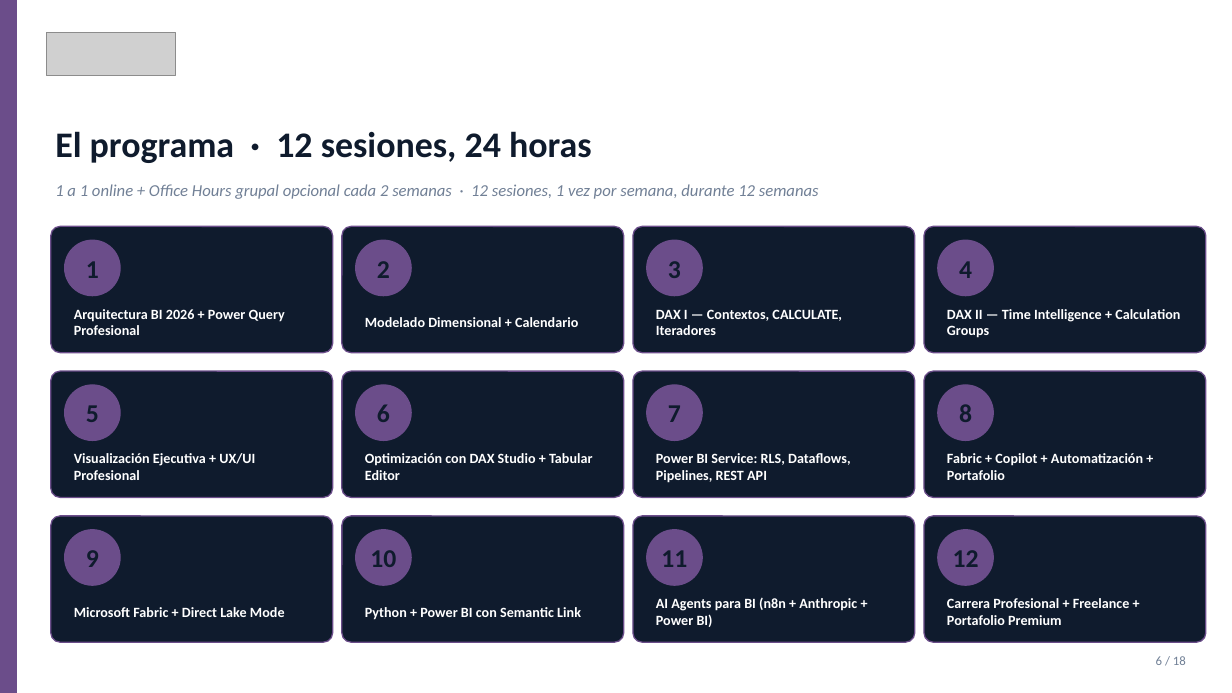
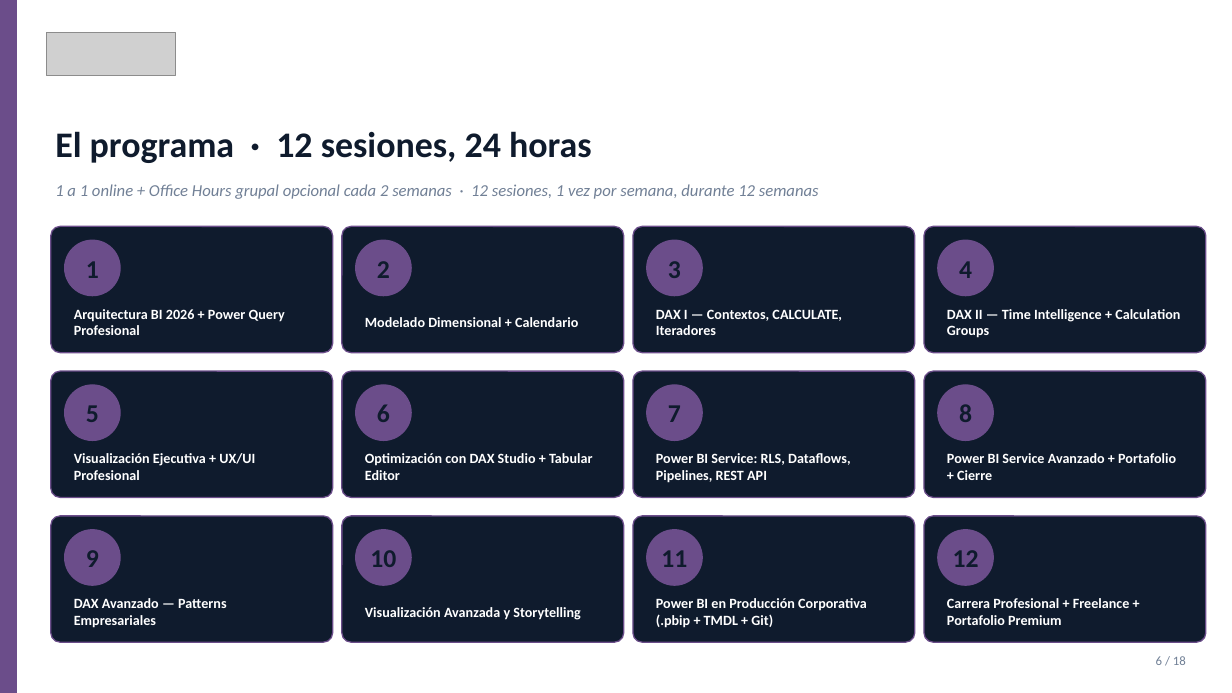
Before and after one commit to iKingRagnar/2BI, a slide deck: slide 6 of scorecard-General/PAGINA-2BI/academia/materiales/08_Premium_Presentacion_Comercial.pptx. Drawn at 1232x693 pixels with LibreOffice and Linux fonts; fonts in the diff are those of the drawing; grey boxes stand for pictures. Boxes give left, top, right and bottom in pixels: in the first picture for what was removed or moved away, otherwise in the second. Text is boxed around its words. In the diff, an @@ line names an element or a change of style, - is before the commit and + after.

Commit message:
feat(academia): nueva seccion de cursos Power BI con 4 tiers + 12 materiales

```diff
--- a/scorecard-General/PAGINA-2BI/academia/materiales/08_Premium_Presentacion_Comercial.pptx
+++ b/scorecard-General/PAGINA-2BI/academia/materiales/08_Premium_Presentacion_Comercial.pptx
@@ text at (947, 453, 1176, 480): text changed @@
-Fabric + Copilot + Automatización + Portafolio
+Power BI Service Avanzado + Portafolio + Cierre
@@ text at (74, 598, 227, 628): text changed @@
-Microsoft Fabric + Direct Lake Mode
+DAX Avanzado — Patterns Empresariales
@@ text at (656, 598, 867, 628): text changed @@
-AI Agents para BI (n8n + Anthropic + Power BI)
+Power BI en Producción Corporativa (.pbip + TMDL + Git)
@@ text at (365, 607, 580, 620): text changed @@
-Python + Power BI con Semantic Link
+Visualización Avanzada y Storytelling
```
Also in this commit, not shown: 9 other slides changed, 28 other files.
